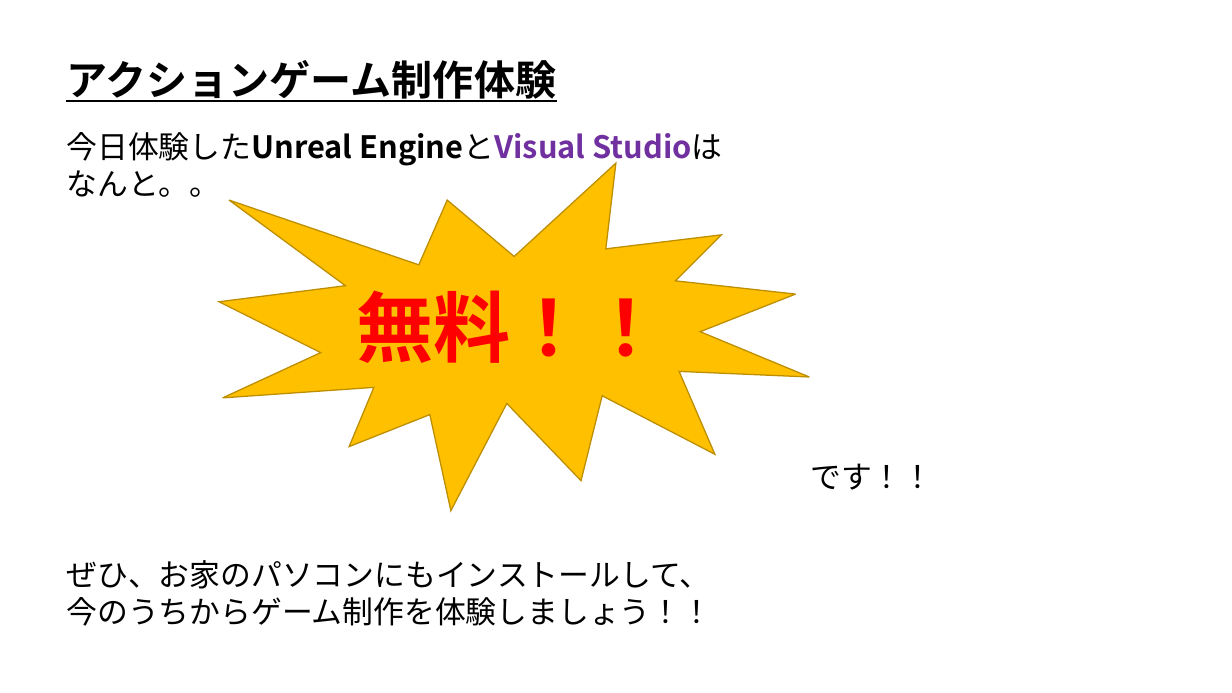
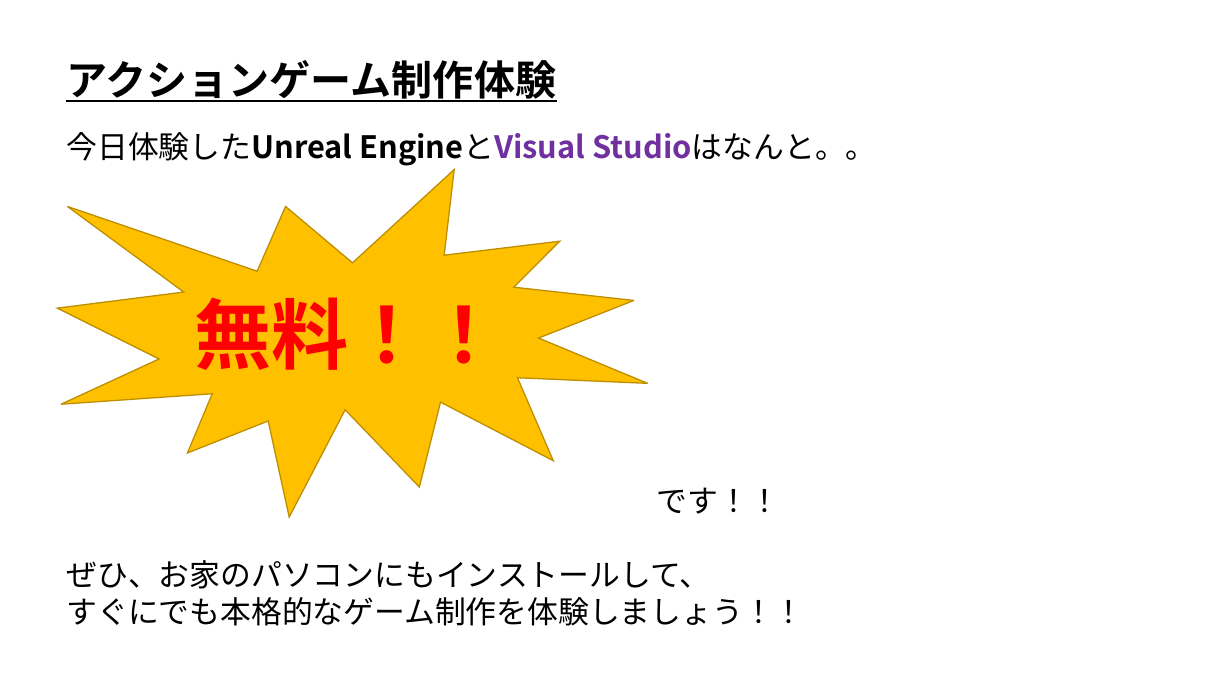
Before and after one commit to ArakiYusuke-Ohara/UnrealEngine, a slide deck: slide 22 of Projects/OpenCanpas01/UE_アクションゲーム制作体験.pptx (slide 21 before the commit). Drawn at 1232x693 pixels with LibreOffice and Linux fonts; fonts in the diff are those of the drawing. Boxes give left, top, right and bottom in pixels: in the first picture for what was removed or moved away, otherwise in the second. Text is boxed around its words. In the diff, an @@ line names an element or a change of style, - is before the commit and + after.

Commit message:
ヒットストップをBPで調整できるようにした。あと説明資料用に微修正。

```diff
--- a/Projects/OpenCanpas01/UE_アクションゲーム制作体験.pptx
+++ b/Projects/OpenCanpas01/UE_アクションゲーム制作体験.pptx
@@ text at (66, 132, 876, 166): text changed @@
-今日体験したUnreal EngineとVisual Studioは
-なんと。。
+今日体験したUnreal EngineとVisual Studioはなんと。。
@@ irregular seal "無料！！": place and size @@
-irregular seal "無料！！" at (219, 164, 810, 511)
+irregular seal "無料！！" at (57, 170, 648, 518)
@@ text "です！！": place and size @@
-text "です！！" at (810, 463, 933, 490)
+text "です！！" at (657, 487, 780, 514)
@@ text at (66, 597, 804, 626): text changed @@
-今のうちからゲーム制作を体験しましょう！！
+すぐにでも本格的なゲーム制作を体験しましょう！！
```
Also in this commit, not shown: 13 other slides changed, 1 slide added, 9 other files.
